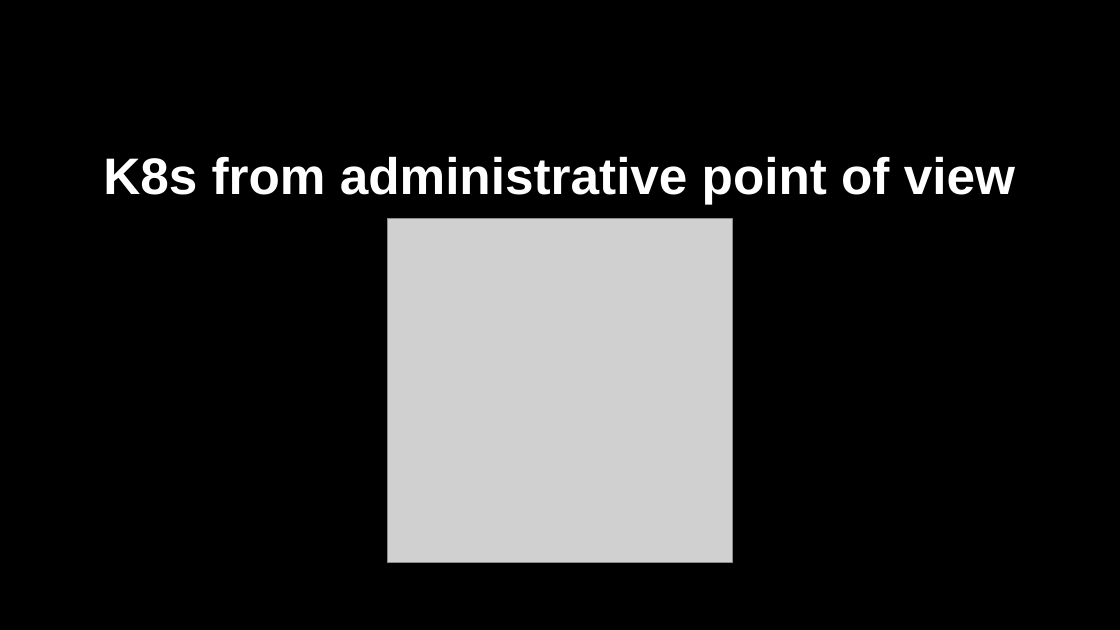
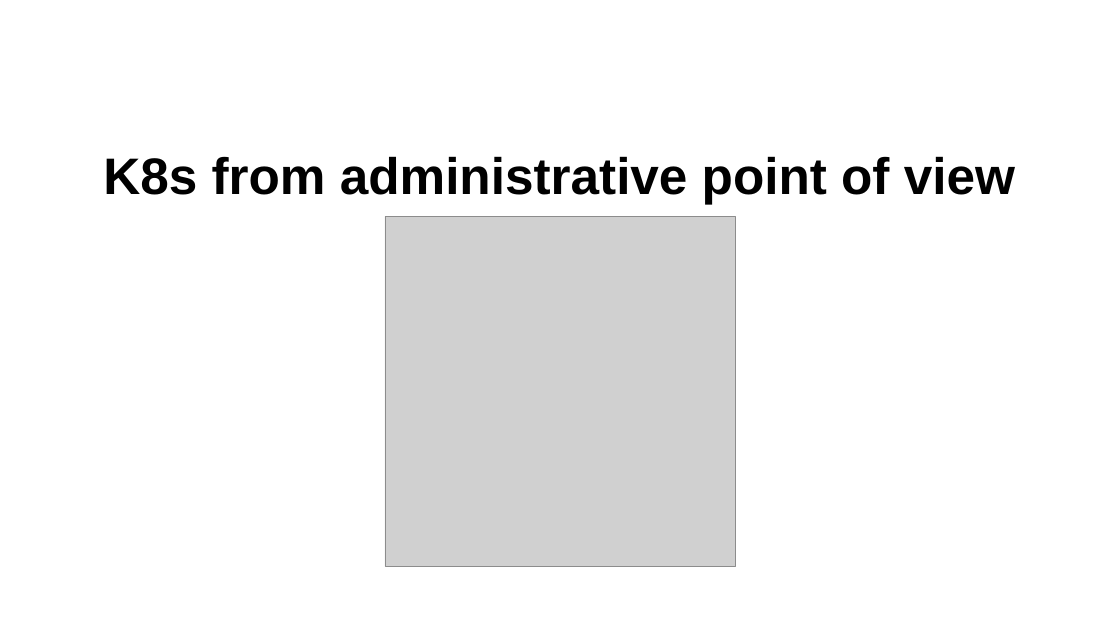
Before and after one commit to cuijiyao01/docker-k8s-training, a slide deck: slide 4 of kubernetes/01_k8s_core_components.pptx. Drawn at 1120x630 pixels with LibreOffice and Linux fonts; fonts in the diff are those of the drawing; grey boxes stand for pictures. Boxes give left, top, right and bottom in pixels: in the first picture for what was removed or moved away, otherwise in the second. Text is boxed around its words. In the diff, an @@ line names an element or a change of style, - is before the commit and + after.

Commit message:
switch to white background

```diff
--- a/kubernetes/01_k8s_core_components.pptx
+++ b/kubernetes/01_k8s_core_components.pptx
@@ background #000000 to #FFFFFF @@
@@ title "K8s from administrative point of ..." at (103, 156, 1015, 204): text colour #FFFFFF to #000000 @@
@@ picture: place and size @@
-picture at (388, 218, 732, 563)
+picture at (385, 217, 735, 567)
```
Also in this commit, not shown: 19 other slides changed, 1 slide added, 1 slide removed.
